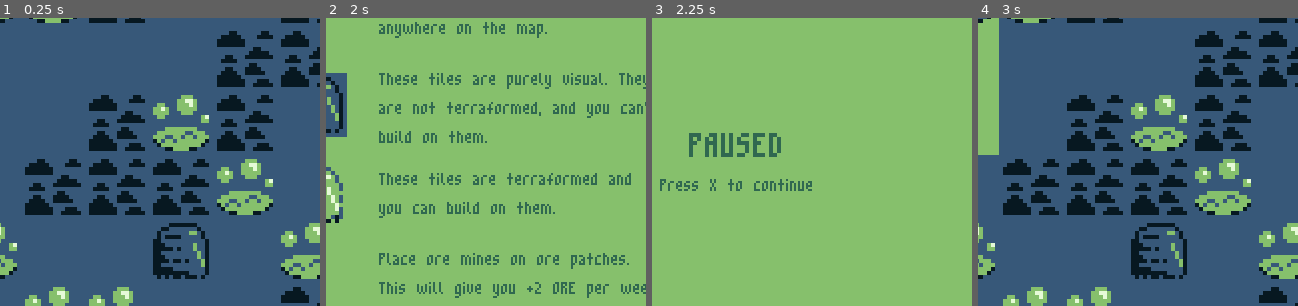
Above: before the commit, frames 1-4 (left to right).
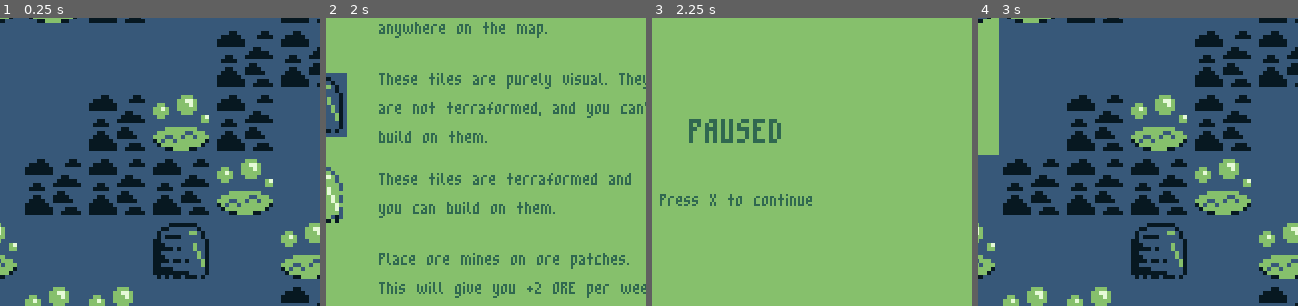
Above: after the commit, the same moments.

Repository: lrozanski/gb-jam-11_space
Game: Godot game, scene res://scenes/main.tscn
Two runs of this game, one before a commit and one after it. Both use one fixed random seed, a clock stepped at 60 frames per second and the inputs below. This scene is started directly instead of the project's main scene.
Inputs:
- Up to frame 1 (0.25 s): no input
- Up to frame 2 (2 s): hold D (Right) 0.53-1.28 s; tap Z (Confirm) at 0.6 s; tap Enter at 1.25 s; hold S (Down) from 1.28 s (still down); tap V (Select) at 1.35 s
- Up to frame 3 (2.25 s): tap X (Cancel) at 2 s; release S (Down) at 2.03 s; hold D (Right) from 2.03 s (still down); tap C (Start) at 2.1 s
- Up to frame 4 (3 s): tap X (Cancel) at 2.75 s; release D (Right) at 2.78 s; hold W (Up) from 2.78 s (still down); tap Z (Confirm) at 2.85 s
The pictures show only the part of the screen within x 37-87%, y 21-71%; the shares and areas given below are measured in that part.

Frames 1-2 are identical in both runs. In frame 3, 3.0% of the frame differs, in the area x 2-50%, y 35-66%; in frame 4, nothing differs.

Commit message:
Refactoring audio system

Diff:
--- a/Jukebox.gd
+++ b/Jukebox.gd
@@ -1,15 +1,79 @@
 extends Node
 
+var menu_sound_stream: AudioStream = preload("res://sounds/Menu.wav") as AudioStream
+var invalid_sound_stream: AudioStream = preload("res://sounds/Not_Allowed.wav") as AudioStream
+var building_built_stream: AudioStream = preload("res://sounds/Built.wav") as AudioStream
+var building_removed_stream: AudioStream = preload("res://sounds/Demolished.wav") as AudioStream
+var theme: AudioStream = preload("res://music/theme.ogg") as AudioStream
 
-var theme: AudioStream = preload("res://music/theme.ogg") as AudioStream
+var menu_sound_player: AudioStreamPlayer
+var invalid_sound_player: AudioStreamPlayer
+var building_built_player: AudioStreamPlayer
+var building_removed_player: AudioStreamPlayer
 var music_player: AudioStreamPlayer
+
+enum VolumeType {
+	SOUND,
+	MUSIC
+}
+
+var volume_ranges = {
+	VolumeType.SOUND: [-20.0, 0.0],
+	VolumeType.MUSIC: [-20.0, 0.0],
+}
+var volume_offets = {
+	"menu": -5.0,
+	"invalid": -5.0,
+	"building_built": 0.0,
+	"building_removed": 0.0,
+	"theme": -5.0,
+}
+
+
+func get_volume_percent(volume_type: VolumeType):
+	var min_volume = volume_ranges[volume_type][0]
+	var max_volume = volume_ranges[volume_type][1]
+	var player = building_built_player if volume_type == VolumeType.SOUND else music_player
+	var offset = volume_offets["building_built"] if volume_type == VolumeType.SOUND else volume_offets["theme"]
+
+	return inverse_lerp(min_volume + offset, max_volume + offset, player.volume_db) * 100.0
+
+
+func _create_audio_stream_player(new_name: String, stream: AudioStream, volume_db: float = 0.0, pitch_scale: float = 1.0):
+	var player = AudioStreamPlayer.new()
+	player.name = new_name
+	player.stream = stream
+	player.volume_db = volume_db
+	player.pitch_scale = pitch_scale
+
+	add_child(player)
+	return player
 
 
 func _ready():
 	process_mode = Node.PROCESS_MODE_ALWAYS
-	music_player = AudioStreamPlayer.new()
-	music_player.stream = theme
-	music_player.volume_db = -5.0
 
-	add_child(music_player)
+	menu_sound_player = _create_audio_stream_player("menu", menu_sound_stream, -5.0, 1.2)
+	invalid_sound_player = _create_audio_stream_player("invalid", invalid_sound_stream, -5.0, 1.2)
+	building_built_player = _create_audio_stream_player("building_built", building_built_stream)
+	building_removed_player = _create_audio_stream_player("building_removed", building_removed_stream)
+
+	music_player = _create_audio_stream_player("theme", theme, -5.0)
 	music_player.play()
+
+
+func update_volume(volume_type: VolumeType, amount: float):
+	match volume_type:
+		VolumeType.SOUND:
+			var min_volume = volume_ranges[VolumeType.SOUND][0]
+			var max_volume = volume_ranges[VolumeType.SOUND][1]
+
+			menu_sound_player.volume_db = clampf(menu_sound_player.volume_db + amount, min_volume + volume_offets["menu"], max_volume + volume_offets["menu"])
+			invalid_sound_player.volume_db = clampf(invalid_sound_player.volume_db + amount, min_volume + volume_offets["invalid"], max_volume + volume_offets["invalid"])
+			building_built_player.volume_db = clampf(building_built_player.volume_db + amount, min_volume + volume_offets["building_built"], max_volume + volume_offets["building_built"])
+			building_removed_player.volume_db = clampf(building_removed_player.volume_db + amount, min_volume + volume_offets["building_removed"], max_volume + volume_offets["building_removed"])
+		VolumeType.MUSIC:
+			var min_volume = volume_ranges[VolumeType.MUSIC][0]
+			var max_volume = volume_ranges[VolumeType.MUSIC][1]
+
+			music_player.volume_db = clampf(music_player.volume_db + amount, min_volume + volume_offets["theme"], max_volume + volume_offets["theme"])
--- a/resources/ResourceManager.gd
+++ b/resources/ResourceManager.gd
@@ -51,6 +51,8 @@
 
 
 func update_oxygen_per_tick(amount: int):
+	print("Changing oxygen by %s" % amount)
+
 	OXYGEN_PER_TICK += amount
 	_update_resource_ui()
 
@@ -70,7 +72,6 @@
 	FOOD_PER_TICK = 0
 	OXYGEN_PER_TICK = 0
 
-	map.connect("building_built", _on_building_built)
 	map.connect("building_removed", _on_building_removed)
 	map.connect("hq_placed", _on_hq_placed)
 
@@ -95,24 +96,6 @@
 	_update_resource_ui()
 	population_changed.emit()
 	ore_changed.emit()
-
-
-func _on_building_built(building: String, _tile_position: Vector2i):
-	match building:
-		"H Pipe":
-			pass
-		"V Pipe":
-			pass
-		"Habitat":
-			pass
-		"Farm":
-			pass
-		"Air Filter":
-			pass
-		"Landing Pad":
-			pass
-		"Mine":
-			pass
 
 
 func _on_building_removed(building: String, disabled: bool):
--- /dev/null
+++ b/scenes/options_screen.gd
@@ -0,0 +1,58 @@
+extends TextureRect
+class_name OptionsScreen
+
+@onready var jukebox: Jukebox = $"/root/Jukebox"
+@onready var indicator: Label = $"CenterContainer/VBoxContainer/VBoxContainer/Sound/Indicator"
+@onready var sound_volume_label: Label = $"CenterContainer/VBoxContainer/VBoxContainer/Sound/HBoxContainer/Percent"
+@onready var music_volume_label: Label = $"CenterContainer/VBoxContainer/VBoxContainer/Music/HBoxContainer/Percent"
+
+var menu_items: Array[Node]
+var menu_index: int = 0
+var max_menu_index: int = -1
+
+const VOLUME_INCREMENT = 1
+
+
+func _ready():
+	menu_items = $"CenterContainer/VBoxContainer/VBoxContainer".get_children()
+	max_menu_index = menu_items.size() - 1
+	_update_volumes()
+
+
+func _update_volumes():
+	sound_volume_label.text = "%s%s" % [Jukebox.get_volume_percent(Jukebox.VolumeType.SOUND), "%"]
+	music_volume_label.text = "%s%s" % [Jukebox.get_volume_percent(Jukebox.VolumeType.MUSIC), "%"]
+
+
+func _reset():
+	menu_index = 0
+	indicator.reparent(menu_items[menu_index], false)
+
+
+func _process(_delta):
+	if !visible:
+		return
+
+	var current_menu_index = menu_index
+
+	if Input.is_action_just_pressed("Up"):
+		menu_index -= 1
+	elif Input.is_action_just_pressed("Down"):
+		menu_index += 1
+	elif Input.is_action_just_pressed("Left"):
+		var option = menu_items[menu_index].name as String
+		var volume_type = Jukebox.VolumeType.SOUND if option == "Sound" else Jukebox.VolumeType.MUSIC
+
+		jukebox.update_volume(volume_type, -VOLUME_INCREMENT)
+		_update_volumes()
+	elif Input.is_action_just_pressed("Right"):
+		var option = menu_items[menu_index].name
+		var volume_type = Jukebox.VolumeType.SOUND if option == "Sound" else Jukebox.VolumeType.MUSIC
+
+		jukebox.update_volume(volume_type, VOLUME_INCREMENT)
+		_update_volumes()
+
+	if menu_index != current_menu_index:
+		menu_index = wrapi(menu_index, 0, max_menu_index + 1)
+		indicator.reparent(menu_items[menu_index], false)
+		jukebox.menu_sound_player.play()
--- /dev/null
+++ b/scenes/options_screen.tscn
@@ -0,0 +1,121 @@
+[gd_scene load_steps=8 format=3 uid="uid://js34twclklkt"]
+
+[ext_resource type="Theme" uid="uid://lrjbiv84hnp2" path="res://ui/theme.tres" id="1_8arwi"]
+[ext_resource type="Texture2D" uid="uid://c3f434nhl077o" path="res://ui/sprites/menu_edited.png" id="2_0snbn"]
+[ext_resource type="Script" path="res://scenes/options_screen.gd" id="3_nr218"]
+[ext_resource type="AudioStream" uid="uid://cwyg6s0kak872" path="res://sounds/Menu.wav" id="4_qj2qh"]
+[ext_resource type="AudioStream" uid="uid://cvhegattqwxd3" path="res://sounds/Not_Allowed.wav" id="5_r7erw"]
+[ext_resource type="PackedScene" uid="uid://b8sjssrhc3brr" path="res://ui/help_screen.tscn" id="6_3l18y"]
+
+[sub_resource type="StyleBoxEmpty" id="StyleBoxEmpty_whwcb"]
+
+[node name="OptionsScreen" type="TextureRect"]
+process_mode = 3
+offset_right = 640.0
+offset_bottom = 576.0
+theme = ExtResource("1_8arwi")
+texture = ExtResource("2_0snbn")
+script = ExtResource("3_nr218")
+
+[node name="Audio" type="Node" parent="."]
+
+[node name="Menu" type="AudioStreamPlayer" parent="Audio"]
+stream = ExtResource("4_qj2qh")
+volume_db = -5.0
+pitch_scale = 1.2
+
+[node name="Denied" type="AudioStreamPlayer" parent="Audio"]
+stream = ExtResource("5_r7erw")
+volume_db = -5.0
+pitch_scale = 1.2
+
+[node name="CenterContainer" type="CenterContainer" parent="."]
+custom_minimum_size = Vector2(384, 32)
+layout_mode = 1
+anchors_preset = 15
+anchor_right = 1.0
+anchor_bottom = 1.0
+grow_horizontal = 2
+grow_vertical = 2
+
+[node name="VBoxContainer" type="VBoxContainer" parent="CenterContainer"]
+layout_mode = 2
+
+[node name="VBoxContainer" type="VBoxContainer" parent="CenterContainer/VBoxContainer"]
+layout_mode = 2
+
+[node name="Sound" type="PanelContainer" parent="CenterContainer/VBoxContainer/VBoxContainer"]
+layout_mode = 2
+theme_override_styles/panel = SubResource("StyleBoxEmpty_whwcb")
+
+[node name="Indicator" type="Label" parent="CenterContainer/VBoxContainer/VBoxContainer/Sound"]
+layout_mode = 2
+theme_override_colors/font_color = Color(0.188235, 0.407843, 0.313726, 1)
+theme_override_font_sizes/font_size = 48
+text = ">"
+
+[node name="HBoxContainer" type="HBoxContainer" parent="CenterContainer/VBoxContainer/VBoxContainer/Sound"]
+layout_mode = 2
+theme_override_constants/separation = 32
+
+[node name="Label" type="Label" parent="CenterContainer/VBoxContainer/VBoxContainer/Sound/HBoxContainer"]
+layout_mode = 2
+size_flags_horizontal = 2
+theme_override_colors/font_color = Color(0.188235, 0.407843, 0.313726, 1)
+theme_override_font_sizes/font_size = 48
+text = "  Sound Volume:"
+horizontal_alignment = 1
+vertical_alignment = 1
+
+[node name="Percent" type="Label" parent="CenterContainer/VBoxContainer/VBoxContainer/Sound/HBoxContainer"]
+layout_mode = 2
+size_flags_horizontal = 2
+theme_override_colors/font_color = Color(0.188235, 0.407843, 0.313726, 1)
+theme_override_font_sizes/font_size = 48
+text = "80%"
+horizontal_alignment = 1
+vertical_alignment = 1
+
+[node name="Music" type="PanelContainer" parent="CenterContainer/VBoxContainer/VBoxContainer"]
+layout_mode = 2
+theme_override_styles/panel = SubResource("StyleBoxEmpty_whwcb")
+
+[node name="HBoxContainer" type="HBoxContainer" parent="CenterContainer/VBoxContainer/VBoxContainer/Music"]
+layout_mode = 2
+theme_override_constants/separation = 32
+
+[node name="Label" type="Label" parent="CenterContainer/VBoxContainer/VBoxContainer/Music/HBoxContainer"]
+layout_mode = 2
+size_flags_horizontal = 2
+theme_override_colors/font_color = Color(0.188235, 0.407843, 0.313726, 1)
+theme_override_font_sizes/font_size = 48
+text = "  Music Volume:"
+horizontal_alignment = 1
+vertical_alignment = 1
+
+[node name="Percent" type="Label" parent="CenterContainer/VBoxContainer/VBoxContainer/Music/HBoxContainer"]
+layout_mode = 2
+size_flags_horizontal = 2
+theme_override_colors/font_color = Color(0.188235, 0.407843, 0.313726, 1)
+theme_override_font_sizes/font_size = 48
+text = "80%"
+horizontal_alignment = 1
+vertical_alignment = 1
+
+[node name="HBoxContainer" type="HBoxContainer" parent="CenterContainer/VBoxContainer"]
+layout_mode = 2
+
+[node name="Label" type="Label" parent="CenterContainer/VBoxContainer/HBoxContainer"]
+layout_mode = 2
+theme_override_colors/font_color = Color(0.188235, 0.407843, 0.313726, 1)
+text = "
+W, S / Up, Down to navigate
+A, D / Left, Right to change values
+
+Press X to go back"
+horizontal_alignment = 1
+
+[node name="HelpScreen" parent="." instance=ExtResource("6_3l18y")]
+unique_name_in_owner = true
+visible = false
+layout_mode = 0
--- a/ui/pause_screen.tscn
+++ b/ui/pause_screen.tscn
@@ -33,6 +33,7 @@
 [node name="PressStart" type="Label" parent="CenterContainer/VBoxContainer"]
 layout_mode = 2
 theme_override_colors/font_color = Color(0.188235, 0.407843, 0.313726, 1)
-text = "Press X to continue"
+text = "
+Press X to continue"
 horizontal_alignment = 1
 vertical_alignment = 1
